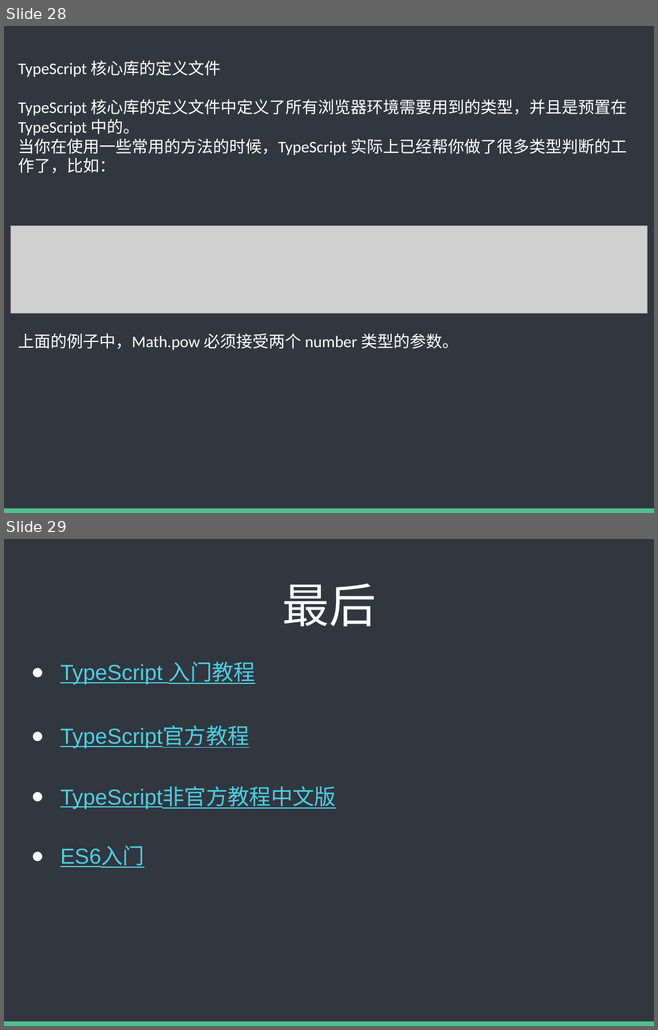
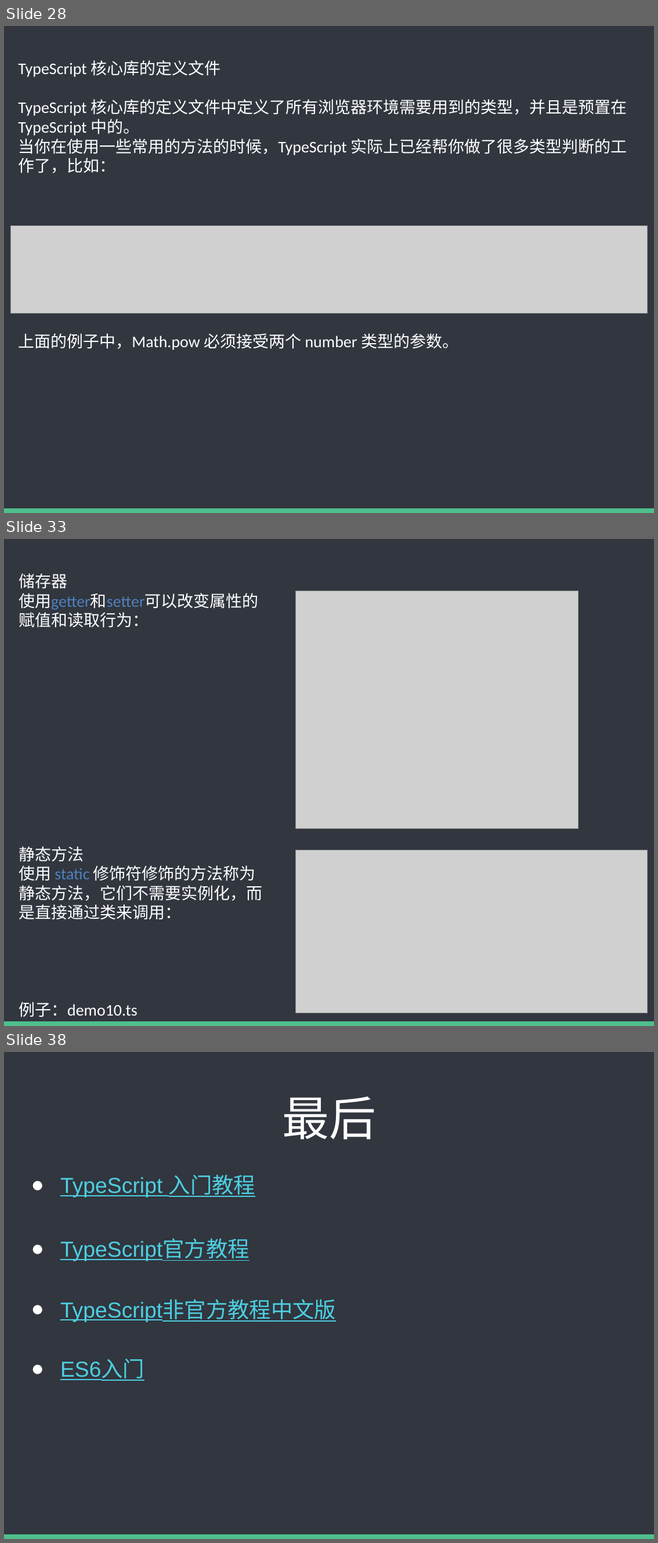
Before and after one commit to baixiaoyu2997/typescript-share, a slide deck: TS内部分享.pptx. Shown one above the other, each under a label of ours: slides 28 and 29 before the commit, slides 28, 33 and 38 after it; the slides between them are not shown. The pictures are 658x1030 and 658x1543 pixels, drawn with LibreOffice and Linux fonts; fonts in the diff are those of the drawing; grey boxes stand for pictures. Boxes give left, top, right and bottom in pixels: in the first picture for what was removed or moved away, otherwise in the second. Text is boxed around its words. In the diff, an @@ line names an element or a change of style, - is before the commit and + after.

```diff
--- a/TS内部分享.pptx
+++ b/TS内部分享.pptx
@@ slide 33 added at (x1=4, y1=539, x2=654, y2=1026), background #FFFFFF; not listed: 2 template elements that a slide beside it also shows @@
@@ text added at (x1=18, y1=573, x2=262, y2=1017), 18 pt, text #FFFFFF @@
+储存器
+使用getter和setter可以改变属性的
+赋值和读取行为：
+静态方法
+使用 static 修饰符修饰的方法称为
+静态方法，它们不需要实例化，而
+是直接通过类来调用：
+例子：demo10.ts
@@ picture added at (x1=296, y1=591, x2=578, y2=829) @@
@@ picture added at (x1=296, y1=850, x2=647, y2=1013) @@
@@ what was slide 29 is now slide 38 @@
```
Also in this commit, not shown: 1 slide changed, 8 other slides added, 3 other files.
